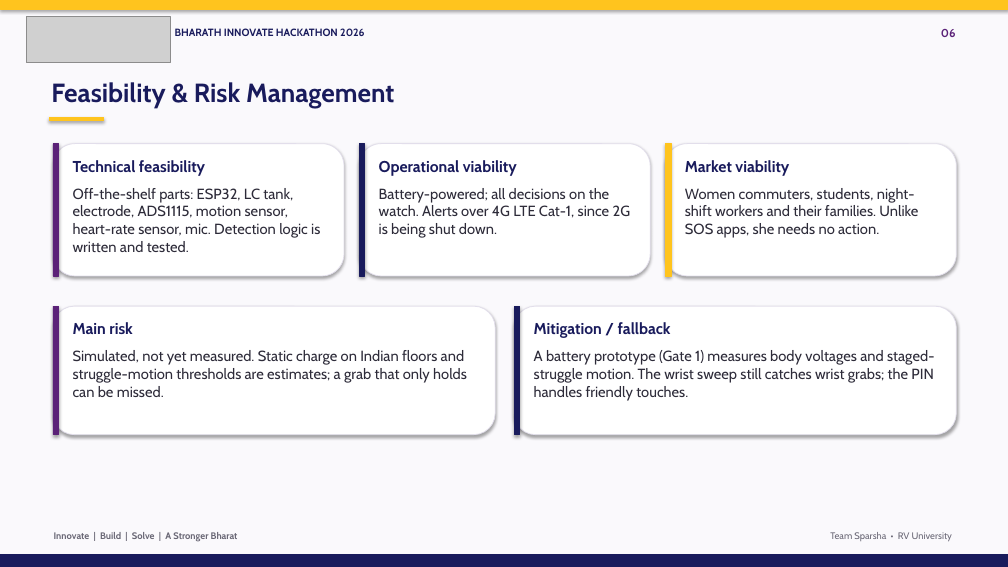
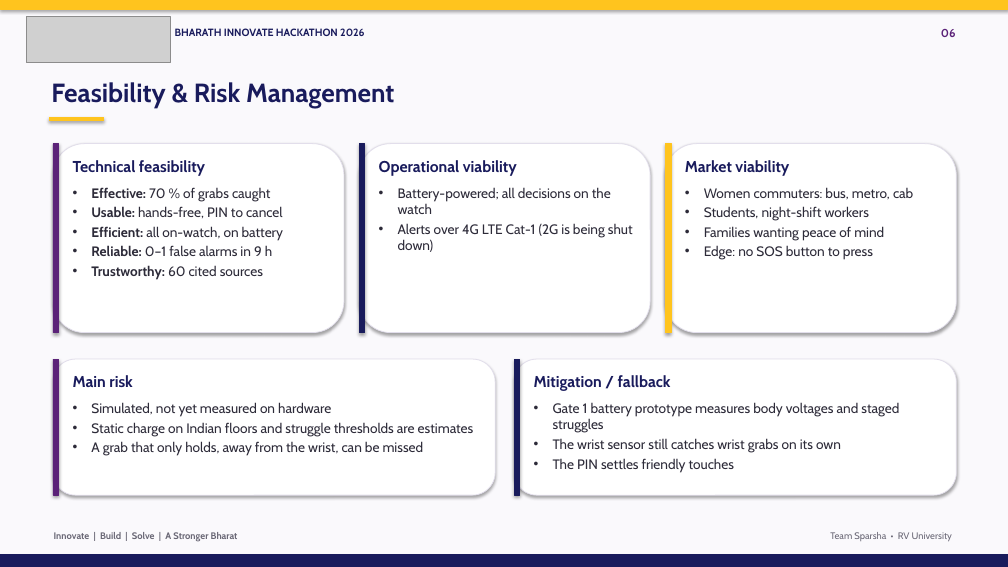
Before and after one commit to Bhajanth13/SparshaGuard, a slide deck: slide 6 of docs/SparshaGuard_BIH2026.pptx. Drawn at 1008x567 pixels with LibreOffice and Linux fonts; fonts in the diff are those of the drawing; grey boxes stand for pictures. Boxes give left, top, right and bottom in pixels: in the first picture for what was removed or moved away, otherwise in the second. Text is boxed around its words. In the diff, an @@ line names an element or a change of style, - is before the commit and + after.

Commit message:
Deck slide 6: feasibility qualities, market examples and risk/mitigation as bullets

```diff
--- a/docs/SparshaGuard_BIH2026.pptx
+++ b/docs/SparshaGuard_BIH2026.pptx
@@ rounded rectangle: place and size @@
-rounded rectangle at box(53, 144, 344, 276)
+rounded rectangle at box(53, 144, 344, 333)
@@ rectangle: place and size @@
-rectangle at box(53, 144, 58, 276)
+rectangle at box(53, 144, 58, 333)
@@ rounded rectangle: place and size @@
-rounded rectangle at box(359, 144, 650, 276)
+rounded rectangle at box(359, 144, 650, 333)
@@ rectangle: place and size @@
-rectangle at box(359, 144, 364, 276)
+rectangle at box(359, 144, 364, 333)
@@ rounded rectangle: place and size @@
-rounded rectangle at box(665, 144, 957, 276)
+rounded rectangle at box(665, 144, 957, 333)
@@ rectangle: place and size @@
-rectangle at box(665, 144, 671, 276)
+rectangle at box(665, 144, 671, 333)
@@ text at box(91, 187, 283, 280): text changed; size 14 to 13 pt @@
-Off-the-shelf parts: ESP32, LC tank, electrode, ADS1115, motion sensor, heart-rate sensor, mic. Detection logic is written and tested.
+• Effective: 70 % of grabs caught
+• Usable: hands-free, PIN to cancel
+• Efficient: all on-watch, on battery
+• Reliable: 0–1 false alarms in 9 h
+• Trustworthy: 60 cited sources
@@ text at box(398, 187, 633, 252): text changed; size 14 to 13 pt @@
-Battery-powered; all decisions on the watch. Alerts over 4G LTE Cat-1, since 2G is being shut down.
+• Battery-powered; all decisions on the watch
+• Alerts over 4G LTE Cat-1 (2G is being shut down)
@@ text at box(704, 187, 913, 260): text changed; size 14 to 13 pt @@
-Women commuters, students, night-shift workers and their families. Unlike SOS apps, she needs no action.
+• Women commuters: bus, metro, cab
+• Students, night-shift workers
+• Families wanting peace of mind
+• Edge: no SOS button to press
@@ rounded rectangle: place and size @@
-rounded rectangle at box(53, 306, 495, 435)
+rounded rectangle at box(53, 359, 495, 495)
@@ rectangle: place and size @@
-rectangle at box(53, 306, 58, 435)
+rectangle at box(53, 359, 58, 495)
@@ rounded rectangle: place and size @@
-rounded rectangle at box(514, 306, 957, 435)
+rounded rectangle at box(514, 359, 957, 495)
@@ rectangle: place and size @@
-rectangle at box(514, 306, 520, 435)
+rectangle at box(514, 359, 520, 495)
@@ text "Main risk": place and size @@
-text "Main risk" at box(73, 322, 132, 334)
+text "Main risk" at box(73, 375, 132, 387)
@@ text "Mitigation / fallback": place and size @@
-text "Mitigation / fallback" at box(534, 322, 671, 338)
+text "Mitigation / fallback" at box(534, 375, 671, 391)
@@ text at box(91, 402, 474, 456): text changed; size 14 to 13 pt @@
-Simulated, not yet measured. Static charge on Indian floors and struggle-motion thresholds are estimates; a grab that only holds can be missed.
+• Simulated, not yet measured on hardware
+• Static charge on Indian floors and struggle thresholds are estimates
+• A grab that only holds, away from the wrist, can be missed
@@ text at box(553, 402, 899, 473): text changed; size 14 to 13 pt @@
-A battery prototype (Gate 1) measures body voltages and staged-struggle motion. The wrist sweep still catches wrist grabs; the PIN handles friendly touches.
+• Gate 1 battery prototype measures body voltages and staged struggles
+• The wrist sensor still catches wrist grabs on its own
+• The PIN settles friendly touches
```
